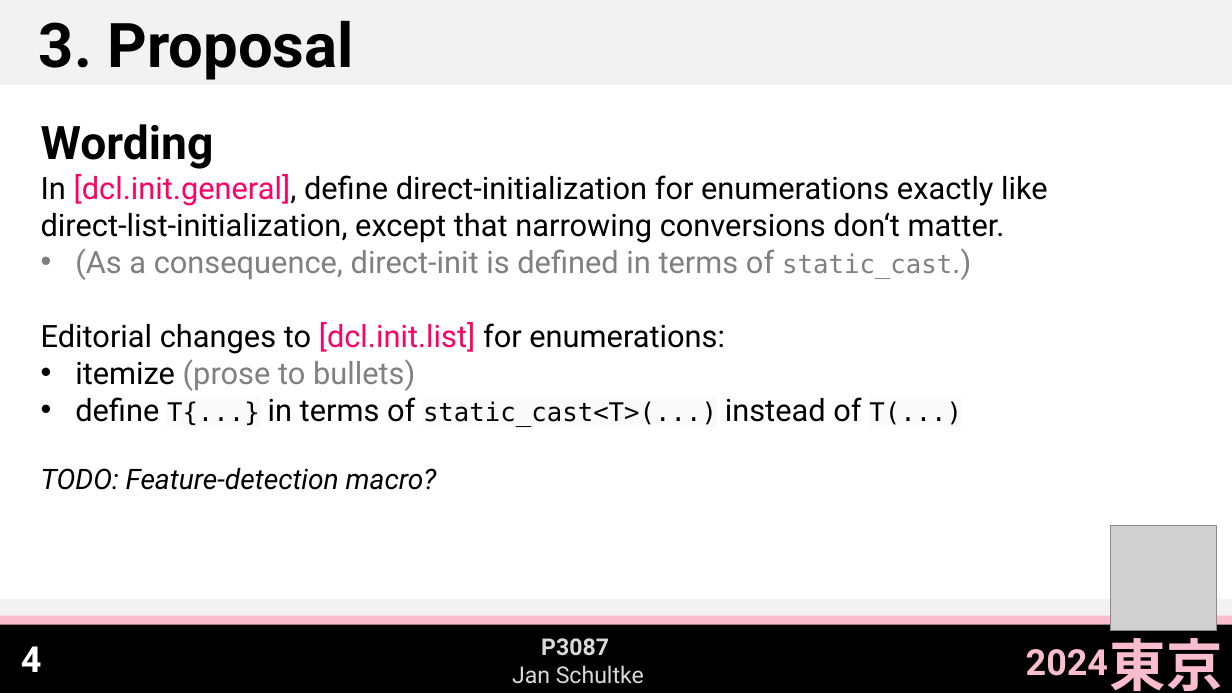
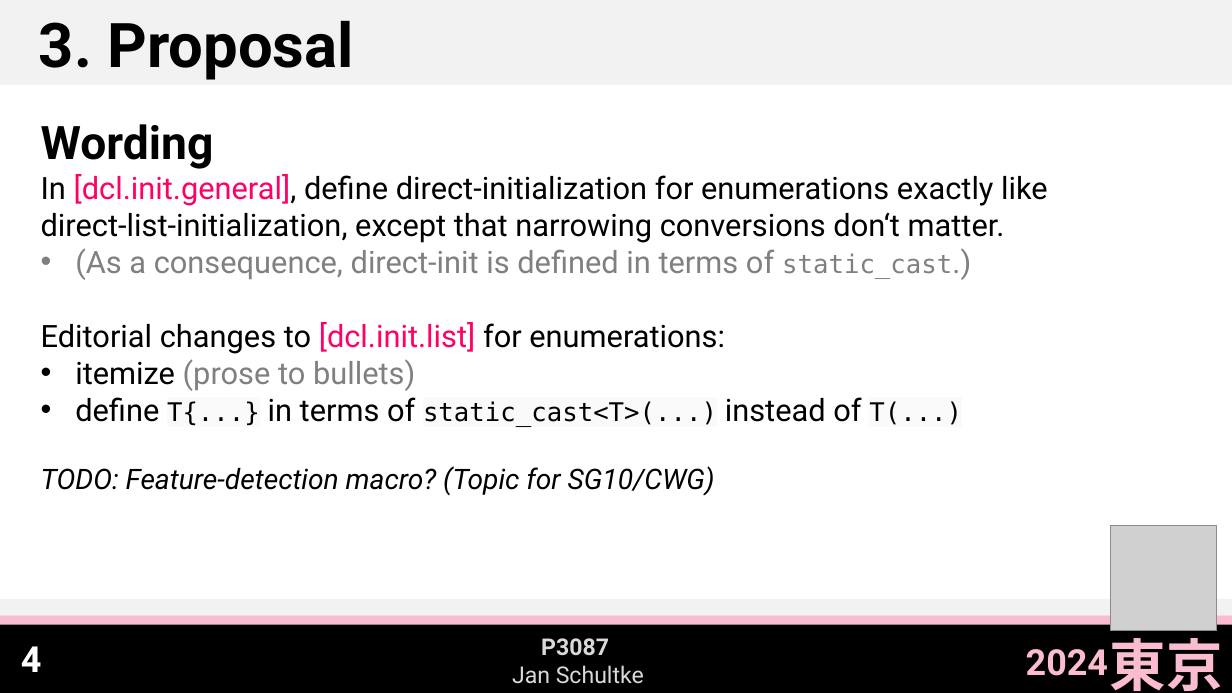
Before and after one commit to Eisenwave/cpp-proposals, a slide deck: slide 5 of slides/p3087-slides.pptx. Drawn at 1232x693 pixels with LibreOffice and Linux fonts; fonts in the diff are those of the drawing; grey boxes stand for pictures. Boxes give left, top, right and bottom in pixels: in the first picture for what was removed or moved away, otherwise in the second. Text is boxed around its words. In the diff, an @@ line names an element or a change of style, - is before the commit and + after.

Commit message:
update slides for P3087

```diff
--- a/slides/p3087-slides.pptx
+++ b/slides/p3087-slides.pptx
@@ text at bbox=[41, 466, 715, 495]: text changed @@
-TODO: Feature-detection macro?
+TODO: Feature-detection macro? (Topic for SG10/CWG)
```
Also in this commit, not shown: 3 other slides changed, 1 slide added, 1 other file.
